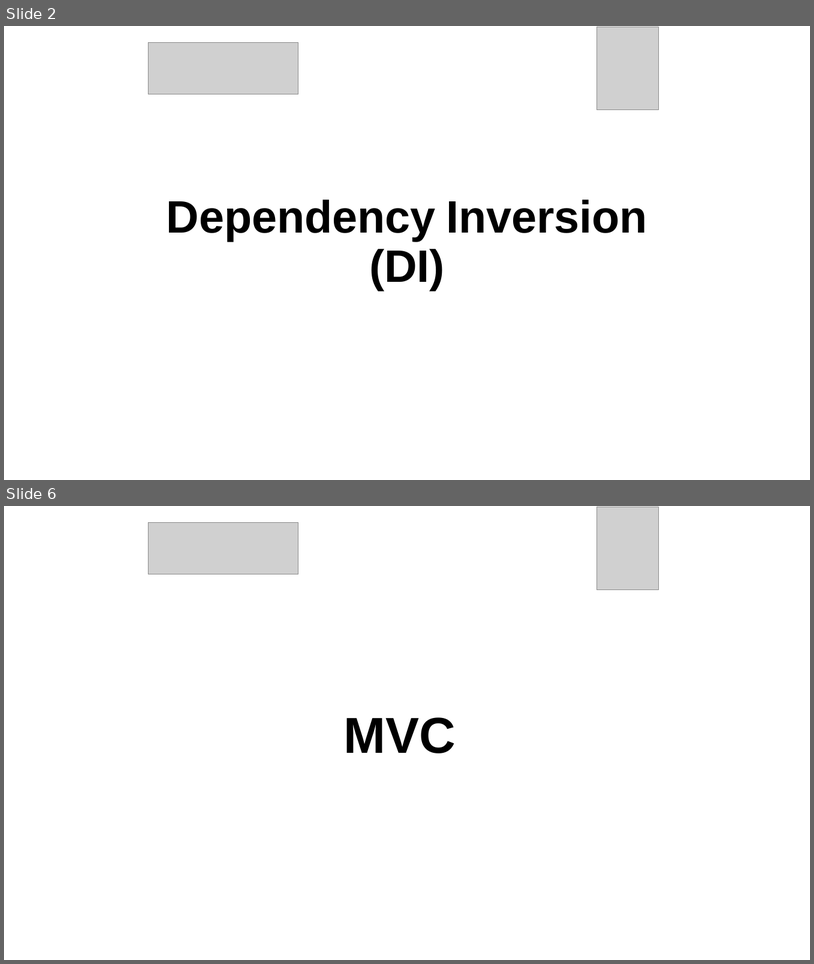
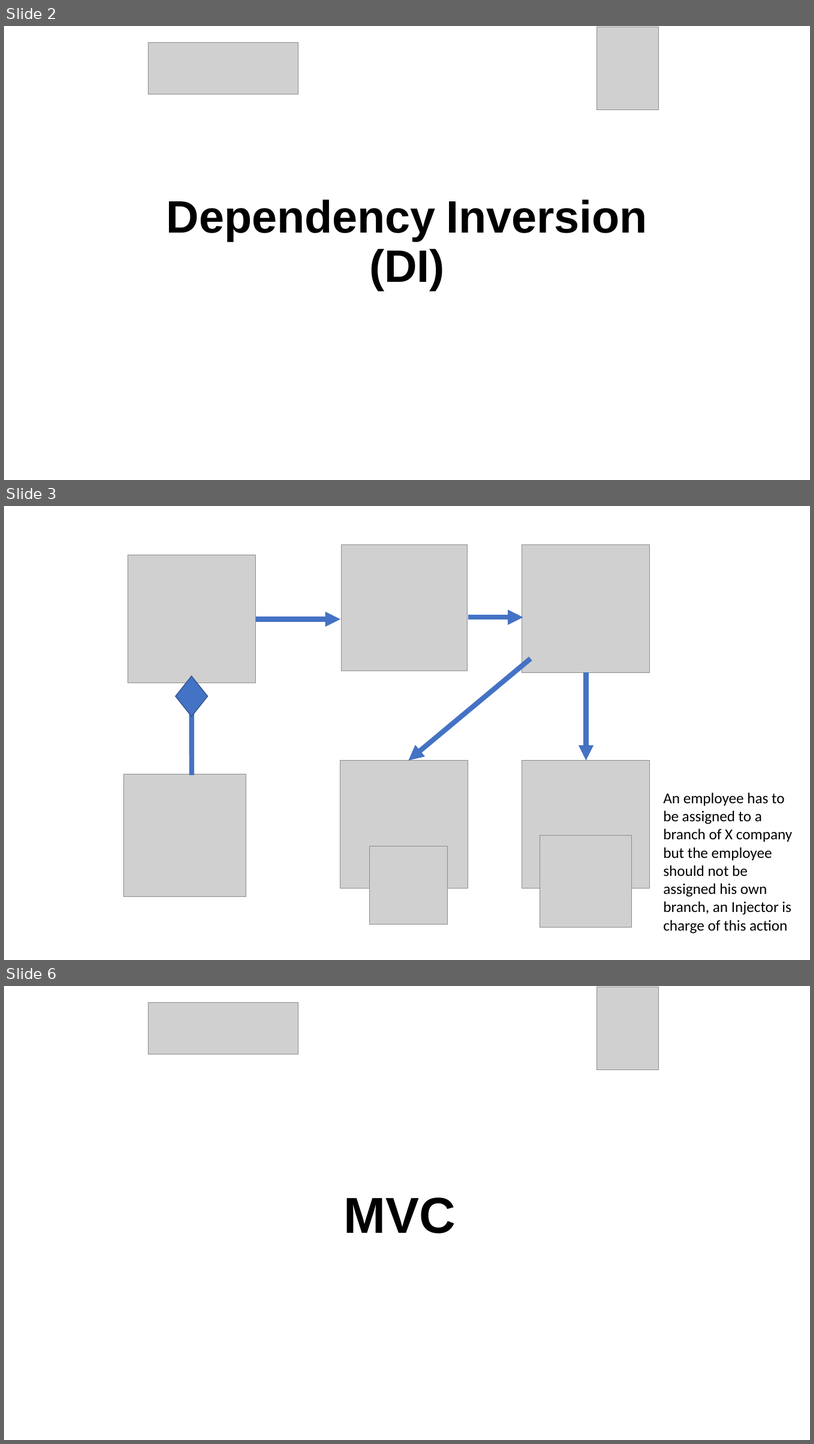
Before and after one commit to mota1299/XideralAcademiaJava, a slide deck: Exámenes/Semana02/Presentación.pptx. Shown one above the other, each under a label of ours: slides 2 and 6 before the commit, slides 2, 3 and 6 after it; the slides between them are not shown. The pictures are 814x964 and 814x1444 pixels, drawn with LibreOffice and Linux fonts; fonts in the diff are those of the drawing; grey boxes stand for pictures; background and template pictures are left out. Boxes give left, top, right and bottom in pixels: in the first picture for what was removed or moved away, otherwise in the second. Text is boxed around its words. In the diff, an @@ line names an element or a change of style, - is before the commit and + after.

```diff
--- a/Exámenes/Semana02/Presentación.pptx
+++ b/Exámenes/Semana02/Presentación.pptx
@@ slide 3 added at [4,506,810,960], background picture (left out) @@
@@ picture added at [128,555,255,682] @@
@@ picture added at [342,545,467,670] @@
@@ picture added at [522,545,650,672] @@
@@ arrow added from (255, 619) to (341, 619), #4472C4 6 pt @@
@@ arrow added from (468, 618) to (524, 618), #4472C4 6 pt @@
@@ arrow added from (531, 658) to (409, 760), #4472C4 6 pt @@
@@ diamond added at [176,676,208,717], fill #4472C4, outline #325491 1 pt @@
@@ arrow added from (192, 775) to (192, 683), #4472C4 6 pt @@
@@ arrow added from (587, 672) to (587, 760), #4472C4 6 pt @@
@@ picture added at [124,774,246,896] @@
@@ picture added at [341,760,468,888] @@
@@ picture added at [522,760,650,888] @@
@@ text added at [663,792,792,933], 18 pt, text #000000 @@
+An employee has to be assigned to a branch of X company but the employee should not be assigned his own branch, an Injector is charge of this action
@@ picture added at [370,846,447,924] @@
@@ picture added at [540,835,633,928] @@
```
Also in this commit, not shown: 3 slides changed, 6 other slides added, 5 slides removed, 1 other file.
